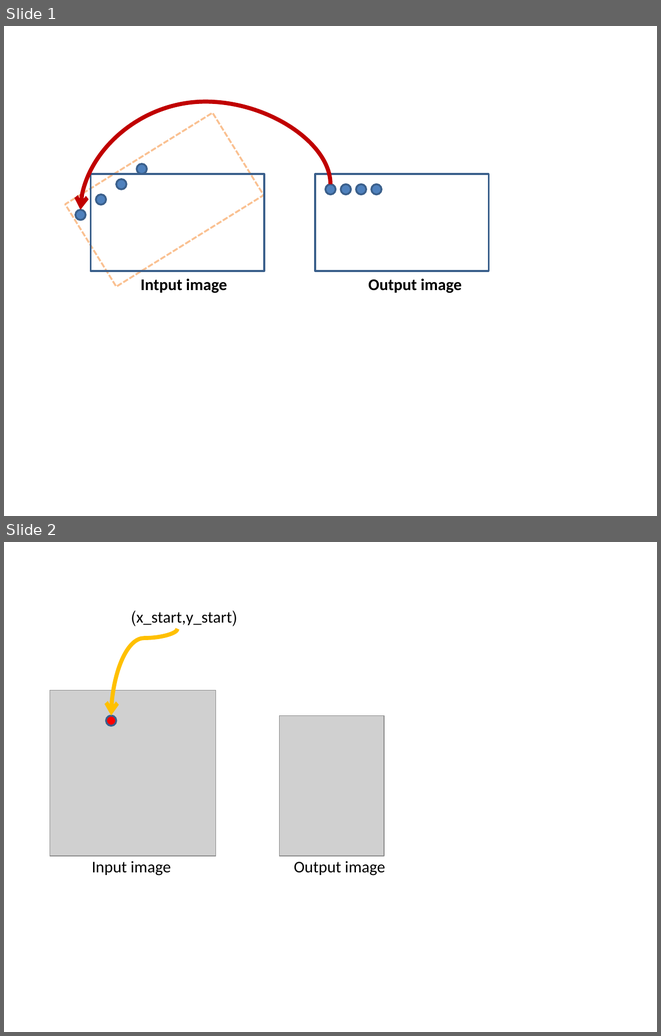
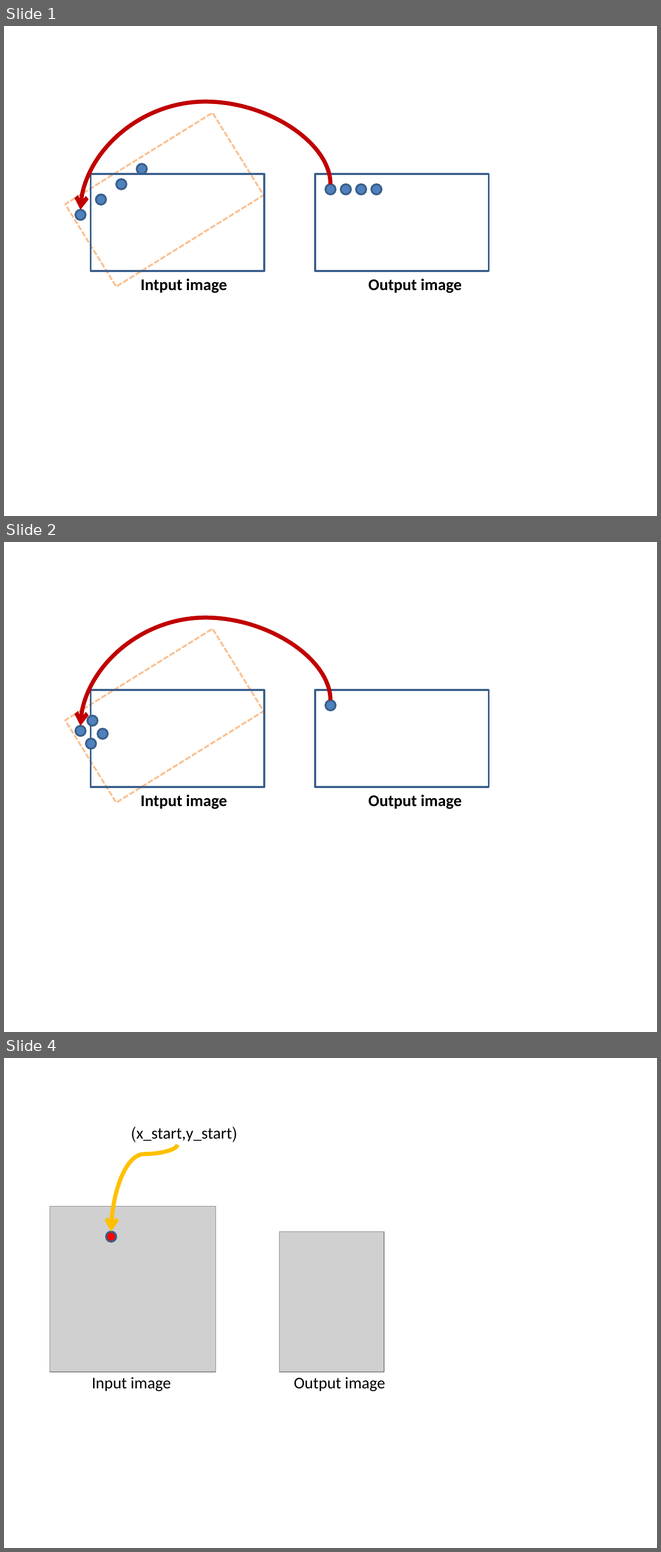
Before and after one commit to shizzz88/image-rotation-technion-ee, a slide deck: Presentation/top_diagrams.pptx. Shown one above the other, each under a label of ours: slides 1 and 2 before the commit, slides 1, 2 and 4 after it; the slides between them are not shown. The pictures are 661x1036 and 661x1552 pixels, drawn with LibreOffice and Linux fonts; fonts in the diff are those of the drawing; grey boxes stand for pictures. Boxes give left, top, right and bottom in pixels: in the first picture for what was removed or moved away, otherwise in the second. Text is boxed around its words. In the diff, an @@ line names an element or a change of style, - is before the commit and + after.

```diff
--- a/Presentation/top_diagrams.pptx
+++ b/Presentation/top_diagrams.pptx
@@ slide 2 added at box(4, 542, 657, 1032), background #FFFFFF @@
@@ curved arrow added from (330, 700) to (80, 725), #C00000 4.5 pt @@
@@ rectangle added at box(65, 629, 264, 803), outline #FAC090 2 pt dashed @@
@@ rectangle added at box(91, 690, 265, 787), outline #3A5F8C 2 pt @@
@@ rectangle added at box(316, 690, 489, 787), outline #3A5F8C 2 pt @@
@@ ellipse added at box(325, 700, 336, 711), fill #4F81BD, outline #3A5F8C 2 pt @@
@@ ellipse added at box(88, 716, 98, 726), fill #4F81BD, outline #3A5F8C 2 pt @@
@@ ellipse added at box(75, 725, 86, 736), fill #4F81BD, outline #3A5F8C 2 pt @@
@@ ellipse added at box(97, 729, 108, 739), fill #4F81BD, outline #3A5F8C 2 pt @@
@@ ellipse added at box(86, 739, 96, 749), fill #4F81BD, outline #3A5F8C 2 pt @@
@@ text added at box(141, 794, 227, 809), 18 pt, text #000000, bold @@
+Intput image
@@ text added at box(368, 794, 462, 809), 18 pt, text #000000, bold @@
+Output image
@@ what was slide 2 is now slide 4 @@
```
Also in this commit, not shown: 1 other slide added, 4 other files.
